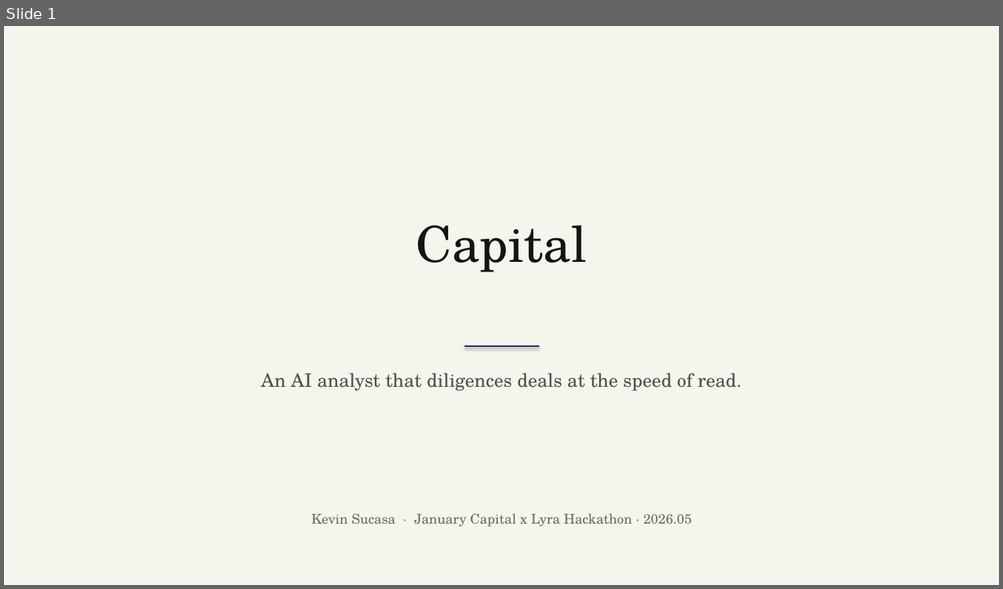
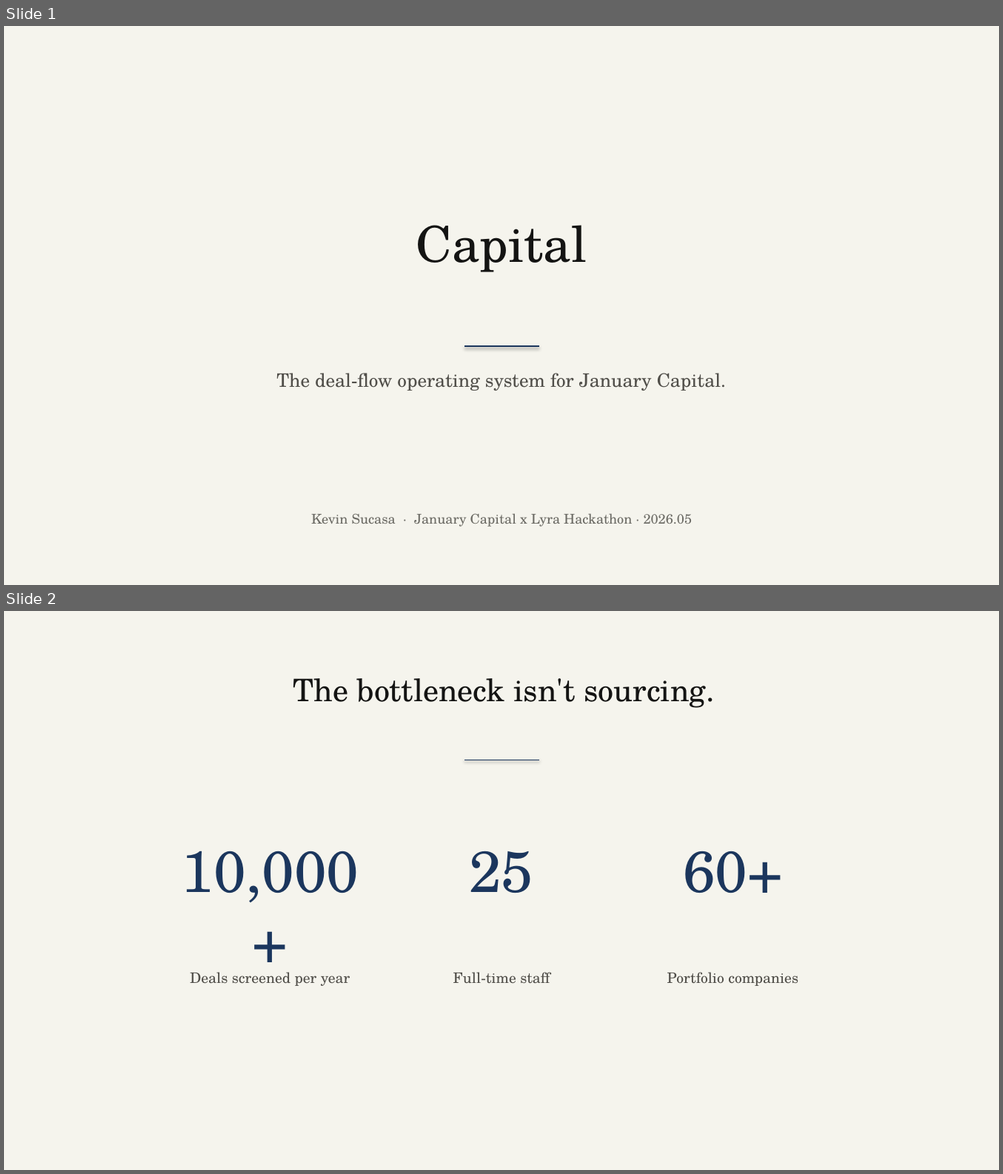
Before and after one commit to kndwin/capital, a slide deck: pitch-deck/capital-pitch-deck.pptx. Shown one above the other, each under a label of ours: slide 1 before the commit, slides 1 and 2 after it. The pictures are 1003x589 and 1003x1174 pixels, drawn with LibreOffice and Linux fonts; fonts in the diff are those of the drawing. Boxes give left, top, right and bottom in pixels: in the first picture for what was removed or moved away, otherwise in the second. Text is boxed around its words. In the diff, an @@ line names an element or a change of style, - is before the commit and + after.

```diff
--- a/pitch-deck/capital-pitch-deck.pptx
+++ b/pitch-deck/capital-pitch-deck.pptx
@@ slide 2 added at bbox=[4, 611, 999, 1170], background #FFFFFF @@
@@ rectangle added at bbox=[4, 611, 999, 1170], fill #F5F4ED @@
@@ text added at bbox=[293, 678, 714, 708], 30 pt, text #141413 @@
+The bottleneck isn't sourcing.
@@ line added from (464, 760) to (539, 760), #1B365D 1 pt @@
@@ text added at bbox=[181, 851, 358, 903], 56 pt, text #1B365D @@
+10,000+
@@ text added at bbox=[469, 851, 533, 893], 56 pt, text #1B365D @@
+25
@@ text added at bbox=[683, 851, 782, 893], 56 pt, text #1B365D @@
+60+
@@ text added at bbox=[190, 972, 350, 986], 14 pt, text #504E49 @@
+Deals screened per year
@@ text added at bbox=[453, 972, 549, 984], 14 pt, text #504E49 @@
+Full-time staff
@@ text added at bbox=[667, 972, 798, 986], 14 pt, text #504E49 @@
+Portfolio companies
@@ slide 1 changed as well @@
@@ text at bbox=[276, 373, 726, 391]: text changed @@
-An AI analyst that diligences deals at the speed of read.
+The deal-flow operating system for January Capital.
```
Also in this commit, not shown: 2 other slides changed, 3 other slides added, 3 slides removed, 57 other files.
